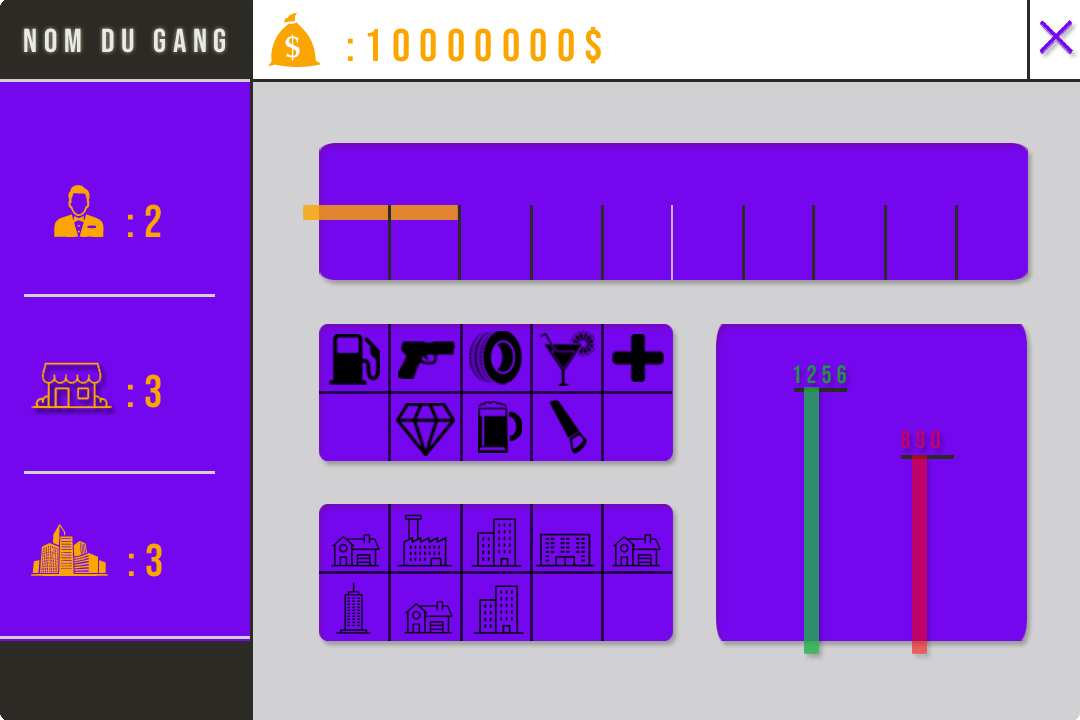
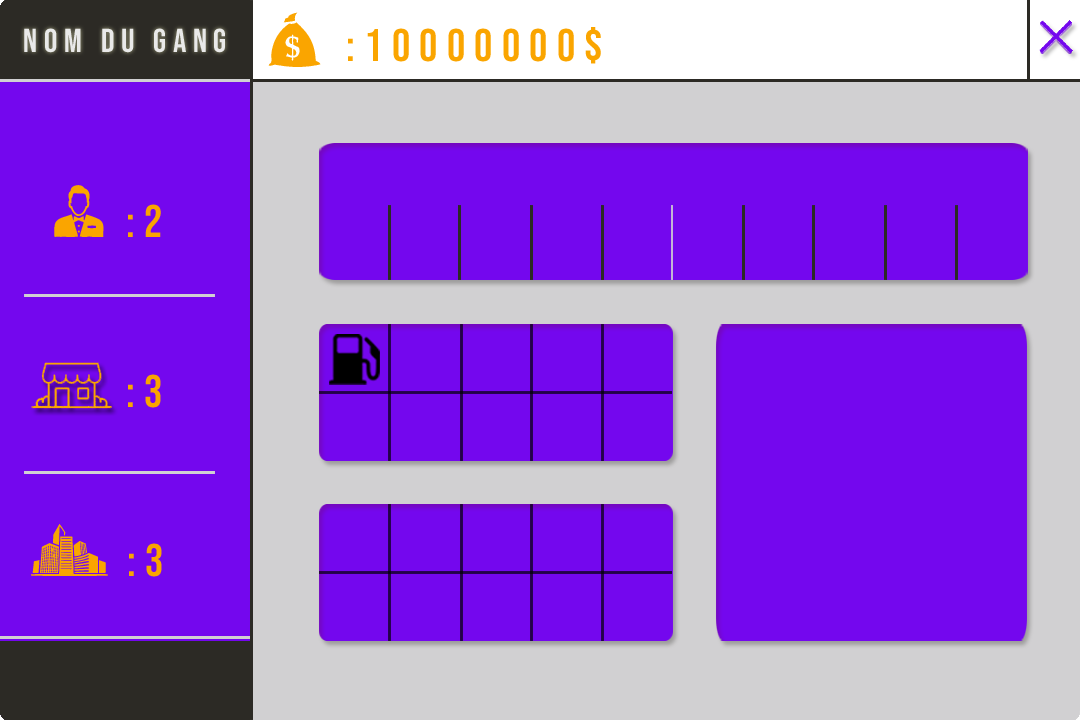
Layers edited between the first and the second 1080px x 720px image:
hid "APPARTEMENT 8" over <box>473,585,524,634</box>
hid "MAISON 7" over <box>404,601,453,634</box>
hid "worl trade center 6" over <box>336,582,371,634</box>
hid "MAISON 5" over <box>612,534,661,567</box>
hid "GARAGE 4" over <box>535,533,595,567</box>
hid "APPARTEMENT 3" over <box>471,518,522,567</box>
hid "HANGAR 2" over <box>397,514,453,567</box>
hid "MAISON 1" over <box>331,534,380,567</box>
hid "scie" over <box>548,399,587,455</box>
hid "Diamant" over <box>396,403,455,456</box>
hid "pneu" over <box>469,331,522,385</box>
hid "pharma" over <box>612,334,664,382</box>
hid "beer" over <box>478,401,522,453</box>
hid "cocktail" over <box>540,331,595,386</box>
hid "Gun" over <box>398,341,455,379</box>
hid "890" over <box>901,430,940,449</box>
hid "1256" over <box>793,365,846,384</box>
hid "BARRE ROUGE" over <box>912,455,927,654</box>
hid "BARRE VERTE" over <box>804,387,819,654</box>
hid "barre noir rouge" over <box>901,455,954,459</box>
hid "barre noir vert" over <box>794,388,847,392</box>
hid "BARRE ORANGE" over <box>303,205,458,220</box>
